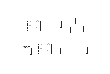
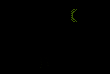
Revision of a layered (110, 74) image; what changed, layer by layer:
hid group "storeroom interior" (11 layers) over [17, 13, 92, 59]
showed group "outdoors" (38 layers) over [5, 5, 105, 72]
added layer "guards tint copy" in group "tint" over [40, 9, 77, 68]
showed "Background" over [0, 0, 110, 74]
